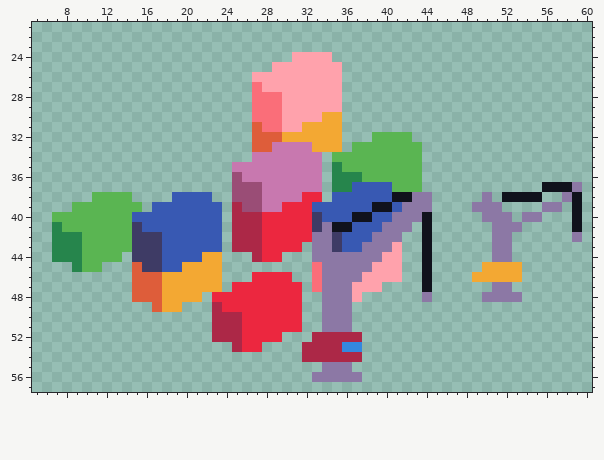
Pixel-art file -- Cold-Conquest-Root/out/production/Cold-Conquest-Root/ship-yard.ase. Above: the version before the commit.
64x64 pixels, 1 frame. Shown: x 5..60, y 21..57.
After the commit:
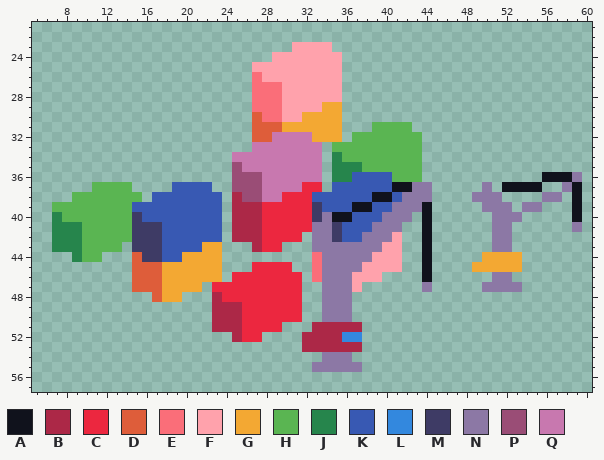
Palette (. is transparent): A #10121c  B #ac2847  C #ec273f  D #de5d3a  E #fa6e79  F #ffa2ac  G #f3a833  H #5ab552  J #26854c  K #3859b3  L #3388de  M #3e3b65  N #8c78a5  P #9a4d76  Q #c878af
What changed:
Layers "Cranes", "Shipyard":
y 23: x 31..34 .... -> FFFF
y 24: x 29..30 .. -> FF; x 35 . -> F
y 25: x 27..28 .. -> FF
y 26: x 27 F -> E
y 27: x 28..29 FF -> EE
y 29: x 34..35 FF -> GG
y 30: x 27 E -> D; x 32..33 FF -> GG
y 31: x 28..31 EEFF -> DDGG; x 39..42 .... -> HHHH
y 32: x 29..32 DGGG -> QQQQ; x 37..38 .. -> HH; x 43 . -> H
y 33: x 27..28 DD -> QQ; x 33..36 GGG. -> Q.HH
y 34: x 25..26 .. -> QQ; x 35 H -> J
y 35: x 25 Q -> P; x 36..37 HH -> JJ
y 36: x 26..27 QQ -> PP; x 37..40 JHHH -> KKKK; x 56..59 .... -> AAAN
y 37: x 11..14 .... -> HHHH; x 19..22 .... -> KKKK; x 32..33 QQ -> CC; x 35..36 JJ -> KK; x 41..44 HHH. -> AANN; x 50 . -> N; x 52..59 ....AAAN -> AAAA..NA
y 38: x 9..10 .. -> HH; x 15 . -> H; x 17..18 .. -> KK; x 23 . -> K; x 25 P -> B; x 30..31 QQ -> CC; x 33..34 C. -> KK; x 39..42 KKAA -> AAKN; x 49 . -> N; x 51..58 .AAAA..N -> N....NN.
y 39: x 7..8 .. -> HH; x 15..16 H. -> KK; x 26..29 PPQQ -> BBCC; x 33 K -> M; x 37..41 KKAAK -> AAKKN; x 44 N -> A; x 49 N -> .; x 52 . -> N; x 54..57 ..NN -> NN..
y 40: x 7 H -> J; x 15 K -> M; x 34..38 KKKAA -> NAAKK; x 40 K -> N; x 43 N -> .; x 50 N -> .; x 53..55 .NN -> N..
y 41: x 8..9 HH -> JJ; x 16..17 KK -> MM; x 33 M -> N; x 35..36 AA -> MK; x 39 K -> N; x 42 N -> .; x 53 N -> .; x 59 A -> N
y 42: x 32 C -> .; x 38 K -> N; x 41 N -> F; x 59 N -> .
y 43: x 14 H -> .; x 22..23 KK -> GG; x 25..26 BB -> ..; x 30..31 CC -> ..; x 35..37 MKK -> NNN; x 40 N -> F
y 44: x 7..8 JJ -> ..; x 12..13 HH -> ..; x 15 M -> D; x 20..21 KK -> GG; x 27..29 BCC -> ...; x 33 N -> E; x 39 N -> F; x 50..53 .NN. -> GGGG
y 45: x 9..11 JHH -> ...; x 16..19 MMKK -> DDGG; x 27..30 .... -> CCCC; x 38 N -> F; x 49 . -> G
y 46: x 25..26 .. -> CC; x 31 . -> C; x 37 N -> F; x 40..41 FF -> ..; x 49..53 GGGGG -> ..NN.
y 47: x 22..24 GG. -> .CC; x 33 E -> .; x 38..39 FF -> ..; x 44 A -> N; x 50 . -> N; x 53 . -> N
y 48: x 15..16 DD -> ..; x 20..21 GG -> ..; x 23 C -> B; x 37 F -> .; x 44 N -> .; x 50..53 NNNN -> ....
y 49: x 17..19 DGG -> ...; x 24..25 CC -> BB
y 51: x 30..31 CC -> ..; x 33..37 .NNN. -> BBBBB
y 52: x 23..24 BB -> ..; x 28..29 CC -> ..; x 32 . -> B; x 36..37 BB -> LL
y 53: x 25..27 BCC -> ...; x 36..37 LL -> BB
y 54: x 32..37 BBBBBB -> ..NNN.
y 55: x 33 . -> N; x 37 . -> N
y 56: x 33..37 NNNNN -> .....
Boxes around the changes in both pictures, in picture pixels (x1, y1, x2, y2):
changed: (52, 42, 582, 382)
